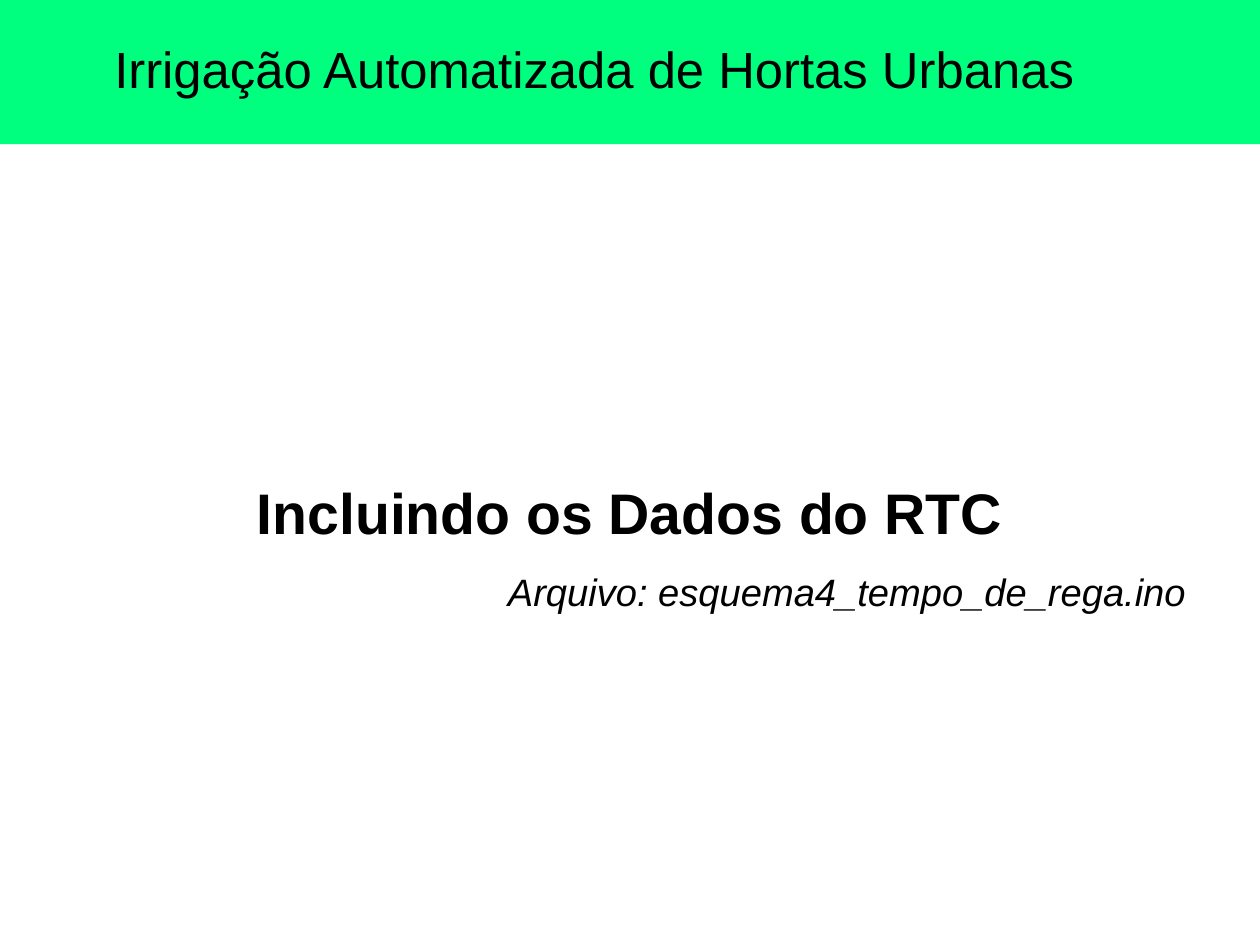
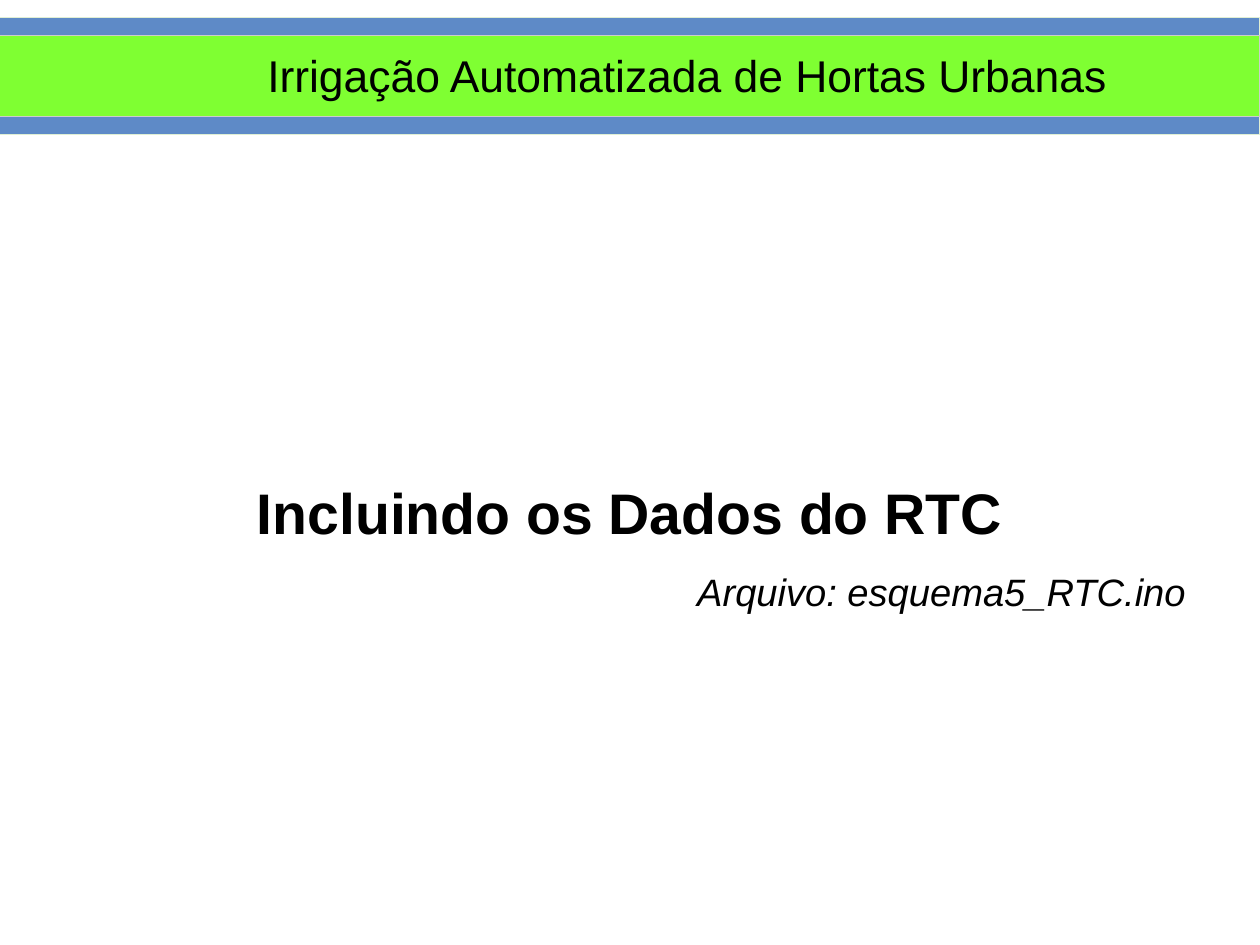
Before and after one commit to smjacques/Horta-Automatizada-ESDI, a slide deck: slide 22 of Slides/Uso de Arduino para Irrigação Automatizada de Hortas Urbanas.odp (slide 21 before the commit). Drawn at 1260x945 pixels with LibreOffice and Linux fonts; fonts in the diff are those of the drawing. Boxes give left, top, right and bottom in pixels: in the first picture for what was removed or moved away, otherwise in the second. Text is boxed around its words. In the diff, an @@ line names an element or a change of style, - is before the commit and + after.

```diff
--- a/Slides/Uso de Arduino para Irrigação Automatizada de Hortas Urbanas.odp
+++ b/Slides/Uso de Arduino para Irrigação Automatizada de Hortas Urbanas.odp
@@ rectangle added at (0, 18, 1260, 135), fill #5E8AC7, outline #E0EFD4 0 pt @@
@@ rectangle added at (0, 35, 1260, 117), fill #7FFF32, outline #CCCCCC 0 pt @@
@@ title "Irrigação Automatizada de Hortas Urbanas": place and size @@
-title "Irrigação Automatizada de Hortas Urbanas" at (0, 0, 1260, 144)
+title "Irrigação Automatizada de Hortas Urbanas" at (267, 59, 1106, 101)
@@ title "Irrigação Automatizada de Hortas Urbanas" at (267, 59, 1106, 101): size 32 to 28 pt; fill #00FE7F to none @@
@@ text at (697, 578, 1185, 614): text changed @@
-Arquivo: esquema4_tempo_de_rega.ino
+Arquivo: esquema5_RTC.ino
```
Also in this commit, not shown: 21 other slides changed, 8 slides added, 4 slides removed, 17 other files.
